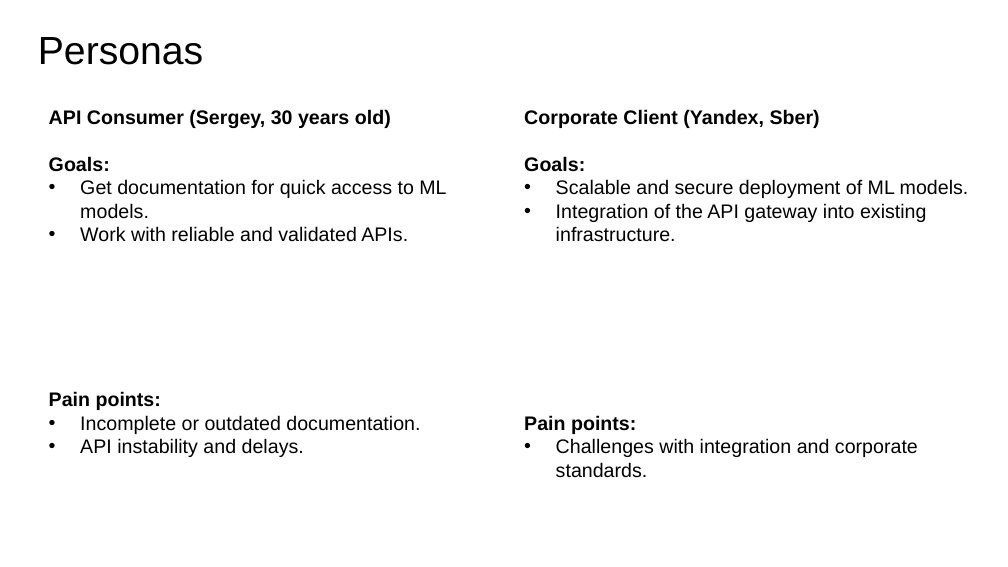
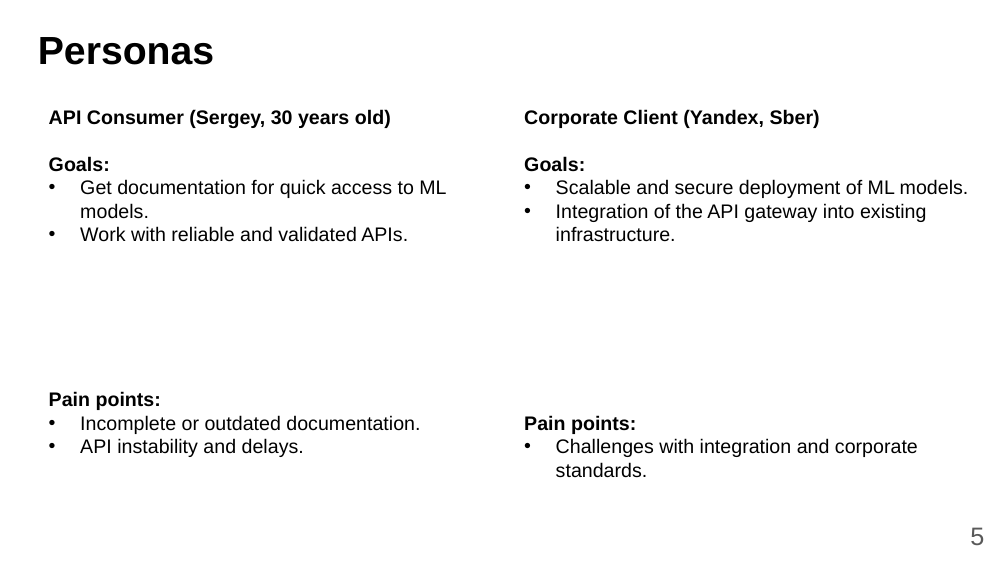
Before and after one commit to fanglores/Advanced-Software-Design, a slide deck: slide 5 of Practice Tasks/Final_Task/K8C_FinalTask1_(Task7).pptx. Drawn at 1008x567 pixels with LibreOffice and Linux fonts; fonts in the diff are those of the drawing. Boxes give left, top, right and bottom in pixels: in the first picture for what was removed or moved away, otherwise in the second. Text is boxed around its words. In the diff, an @@ line names an element or a change of style, - is before the commit and + after.

```diff
--- a/Practice Tasks/Final_Task/K8C_FinalTask1_(Task7).pptx
+++ b/Practice Tasks/Final_Task/K8C_FinalTask1_(Task7).pptx
@@ text "Personas" at (38,37,214,65): bold on @@
@@ page number added at (970,527,984,545), 18 pt, text #595959 @@
+5
```
Also in this commit, not shown: 10 other slides changed, 3 slides added, 2 slides removed, 1 other file.
